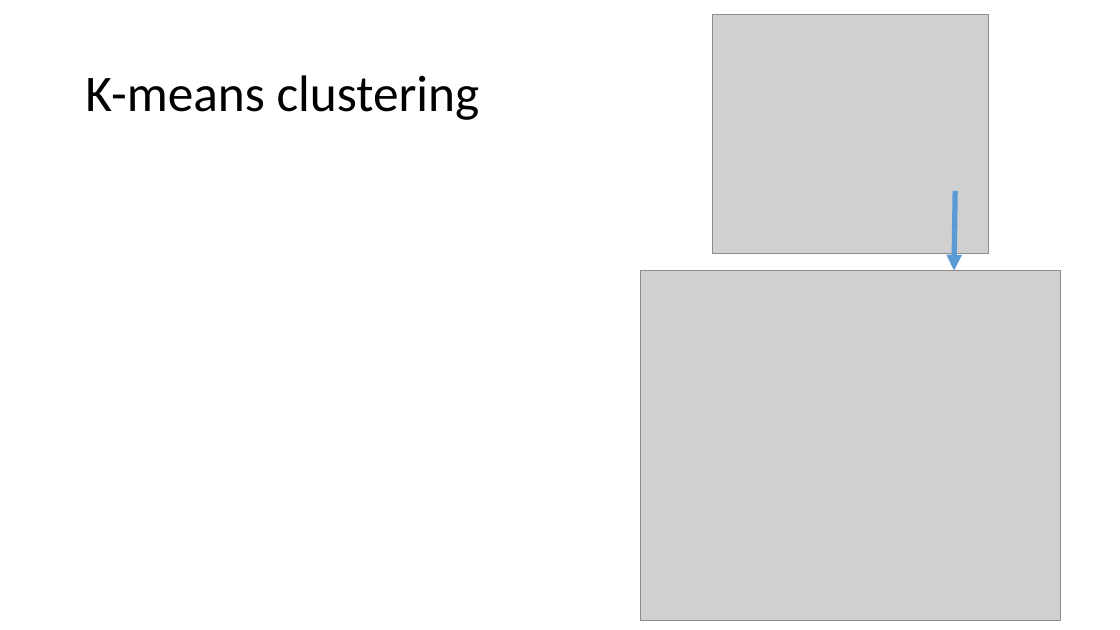
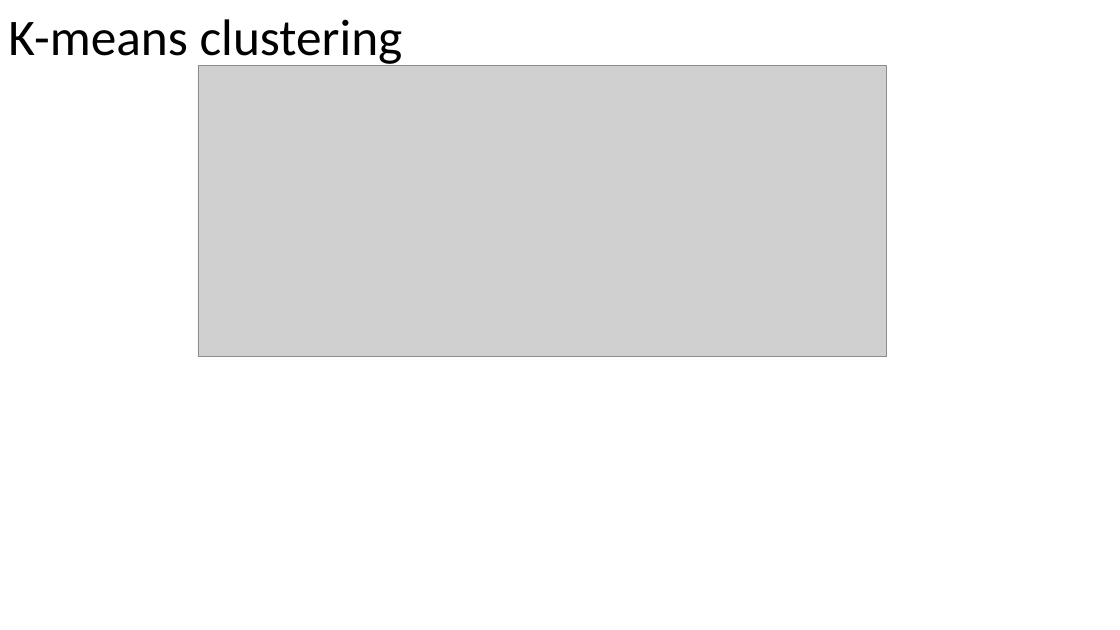
Before and after one commit to russellu/cs405, a slide deck: slide 11 of Lecture_10.pptx. Drawn at 1120x630 pixels with LibreOffice and Linux fonts; fonts in the diff are those of the drawing; grey boxes stand for pictures. Boxes give left, top, right and bottom in pixels: in the first picture for what was removed or moved away, otherwise in the second. Text is boxed around its words. In the diff, an @@ line names an element or a change of style, - is before the commit and + after.

```diff
--- a/Lecture_10.pptx
+++ b/Lecture_10.pptx
@@ title "K-means clustering" rewrapped from (x1=85, y1=75, x2=480, y2=120) to (x1=8, y1=19, x2=403, y2=68) @@
@@ picture removed at (x1=712, y1=15, x2=989, y2=254) @@
@@ picture added at (x1=198, y1=66, x2=887, y2=357) @@
@@ arrow removed from (955, 191) to (954, 271) @@
@@ picture removed at (x1=640, y1=271, x2=1060, y2=621) @@
```
Also in this commit, not shown: 10 other slides changed, 4 slides added, 1 slide removed, 3 other files.
